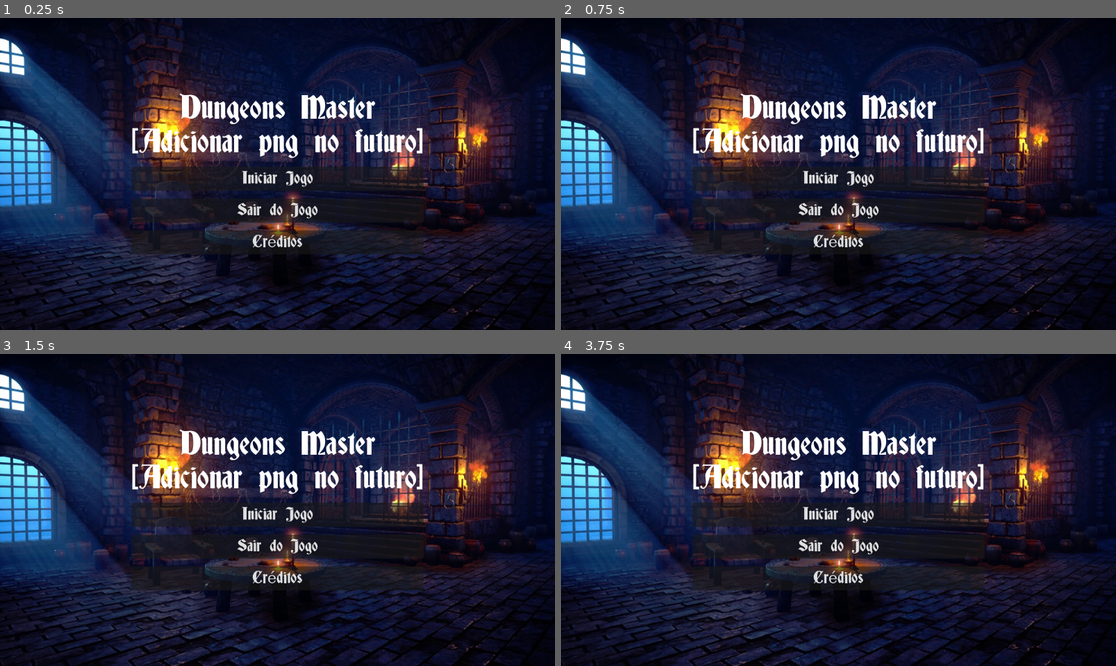
Above: before the commit, frames 1-4 (two rows, left to right).
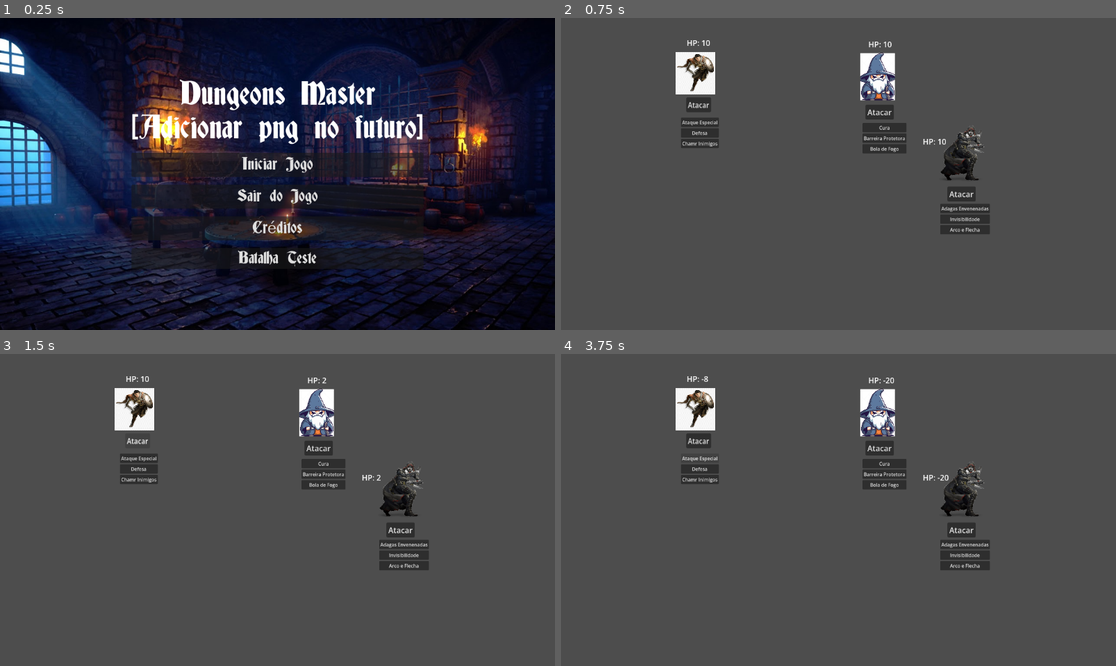
Above: after the commit, the same moments.

Repository: ygcs796/dungeon-master-ps-laje
Game: Godot game, scene res://interfaces/menu_principal.tscn
The game is run twice, just before and just after one commit, with the same random seed, the same clock (stepped at 60 frames per second) and the same inputs.
Inputs (mouse positions are in pixels of both pictures, inside the frame that each line leads up to):
- Up to frame 1 (0.25 s): no input
- Up to frame 2 (0.75 s): click (838, 258) at 0.5 s, where only the run after the commit has a clickable "Batalha Teste"
- Up to frame 3 (1.5 s): click (138, 441) at 1.25 s, where only the run after the commit has a clickable "Atacar"
- Up to frame 4 (3.75 s): click (877, 447) at 2 s, where only the run after the commit has a clickable "Atacar"; click (960, 528) at 2.75 s, where only the run after the commit has a clickable "Atacar"; click (699, 456) at 3.5 s, where only the run after the commit has a clickable "Ataque Especial"

The runs differ from the first frame. In frame 1, 10% of the frame differs, in the area x 23-77%, y 19-81%; in frame 2, 99%; in frame 3, 99%, in the area x 0-100%, y 0-100%; in frame 4, 99%.

Commit message:
feat: adicionei os ataques dos NPCs e criei testes de batalhas

Diff:
--- /dev/null
+++ b/battle_test.gd
@@ -0,0 +1,112 @@
+extends Node2D
+
+@export var ataque_grupo : bool
+
+# Called when the node enters the scene tree for the first time.
+func _ready() -> void:
+	$VidaGuerreiro.text = "HP: " + str($Warrior.vida)
+	$VidaMago.text = "HP: " + str($Mage.vida)
+	$VidaLadino.text = "HP: " + str($Rogue.vida)
+
+
+# Called every frame. 'delta' is the elapsed time since the previous frame.
+func _process(delta: float) -> void:
+	pass
+
+
+func _on_warrior_attack_pressed() -> void:
+	var dano = 0
+	dano = $Warrior.atacar()
+
+	$Mage.receber_dano(dano)
+	$VidaMago.text = "HP: " + str($Mage.vida)
+
+	$Rogue.receber_dano(dano)
+	$VidaLadino.text = "HP: " + str($Rogue.vida)
+
+
+func _on_mage_attack_pressed() -> void:
+	var dano = 0
+	dano = $Mage.atacar()
+	$Warrior.receber_dano(dano)
+	$VidaGuerreiro.text = "HP: " + str($Warrior.vida)
+
+func _on_rogue_attack_pressed() -> void:
+	var dano = 0
+	dano = $Rogue.atacar()
+	$Warrior.receber_dano(dano)
+	$VidaGuerreiro.text = "HP: " + str($Warrior.vida)
+
+func _on_ataque_especial_pressed() -> void:
+
+	if($Warrior.especial_ataque):
+		var dano = 0
+		dano = $Warrior.ataque_especial($Warrior.ESPECIAL_ATAQUE)
+		$Mage.receber_dano(dano)
+		$VidaMago.text = "HP: " + str($Mage.vida)
+
+		$Rogue.receber_dano(dano)
+		$VidaLadino.text = "HP: " + str($Rogue.vida)
+
+		$Warrior.especial_ataque -= 1
+
+func _on_defesa_pressed() -> void:
+
+	if($Warrior.especial_defesa):
+		$Warrior.ataque_especial($Warrior.ESPECIAL_DEFESA)
+
+		$Warrior.especial_defesa -= 1
+
+func _on_chamar_inimigos_pressed() -> void:
+
+	if($Warrior.especial_chamar_inimigos):
+		ataque_grupo = $Warrior.ataque_especial($Warrior.ESPECIAL_CHAMAR_INIMIGOS)
+		$Warrior.especial_chamar_inimigos -= 1
+
+
+func _on_cura_pressed() -> void:
+
+	if($Mage.especial_cura):
+		$Mage.ataque_especial($Mage.ESPECIAL_CURA)
+		$Mage.especial_cura -= 1
+		$VidaMago.text = "HP: " + str($Mage.vida)
+
+func _on_barreira_protetora_pressed() -> void:
+
+	if($Mage.especial_barreira_protetora):
+		$Mage.ataque_especial($Mage.ESPECIAL_BARREIRA_PROTETORA)
+		$Mage.especial_barreira_protetora -= 1
+
+func _on_bola_de_fogo_pressed() -> void:
+
+	if($Mage.especial_bola_de_fogo):
+		var dano = 0
+		dano = $Mage.ataque_especial($Mage.ESPECIAL_BOLA_DE_FOGO)
+		$Warrior.receber_dano(dano)
+		$VidaGuerreiro.text = "HP: " + str($Warrior.vida)
+		$Mage.especial_bola_de_fogo -= 1
+
+func _on_adagas_envenenadas_pressed() -> void:
+
+	if($Rogue.especial_adagas_envenenadas and $Rogue.adagas):
+		var perda_constituicao_oponente = $Rogue.ataque_especial($Rogue.ESPECIAL_ADAGAS_ENVENENADAS)
+		$Warrior.constituicao -= perda_constituicao_oponente
+		$ConstituicaoGuerreiro.text = "Constituição: " + str($Warrior.constituicao)
+		$Rogue.especial_adagas_envenenadas -= 1
+
+
+func _on_invisibilidade_pressed() -> void:
+
+	if($Rogue.especial_invisibilidade):
+		$Rogue.ataque_especial($Rogue.ESPECIAL_INVISIBILIDADE)
+		$Rogue.especial_invisibilidade -= 1
+
+
+func _on_arco_e_flecha_pressed() -> void:
+
+	if($Rogue.especial_arco_e_flecha and $Rogue.arco_e_flecha):
+		var dano = 0
+		dano = $Rogue.ataque_especial($Rogue.ESPECIAL_ARCO_E_FLECHA)
+		$Warrior.receber_dano(dano)
+		$VidaGuerreiro.text = "HP: " + str($Warrior.vida)
+		$Rogue.especial_arco_e_flecha -= 1
--- /dev/null
+++ b/battle_test.tscn
@@ -0,0 +1,168 @@
+[gd_scene format=3 uid="uid://dd5bqypum3dno"]
+
+[ext_resource type="Script" uid="uid://cug6xmoc2wujx" path="res://battle_test.gd" id="1_kt1od"]
+[ext_resource type="PackedScene" uid="uid://ba6bjjdvidxkm" path="res://entidades/classes/rogue/rogue.tscn" id="2_0q417"]
+[ext_resource type="PackedScene" uid="uid://82n3b2d5p5yj" path="res://entidades/classes/warrior/warrior.tscn" id="2_jhtm6"]
+[ext_resource type="PackedScene" uid="uid://dpp76jm5htwyn" path="res://entidades/classes/mage/mage.tscn" id="3_0q417"]
+
+[node name="BattleTest" type="Node2D" unique_id=978144693]
+script = ExtResource("1_kt1od")
+
+[node name="Rogue" parent="." unique_id=580321455 instance=ExtResource("2_0q417")]
+position = Vector2(833.00006, 281.00003)
+scale = Vector2(0.5102701, 0.42617473)
+especial_adagas_envenenadas = 2
+especial_invisibilidade = 2
+especial_arco_e_flecha = 2
+adagas = true
+arco_e_flecha = true
+usar_invisibilidade = false
+constituicao = 7
+vida = 10
+forca = 4
+destreza = 7
+magia = 3
+vivo = true
+
+[node name="Warrior" parent="." unique_id=1644064270 instance=ExtResource("2_jhtm6")]
+position = Vector2(279, 114.99999)
+scale = Vector2(0.21750532, 0.19100595)
+especial_defesa = 2
+especial_ataque = 2
+especial_chamar_inimigos = 2
+usar_escudo = false
+constituicao = 7
+vida = 10
+forca = 7
+destreza = 2
+magia = 1
+vivo = true
+
+[node name="Mage" parent="." unique_id=919070144 instance=ExtResource("3_0q417")]
+position = Vector2(657, 122)
+especial_cura = 2
+especial_barreira_protetora = 2
+especial_bola_de_fogo = 2
+usar_barreira = false
+constituicao = 5
+vida = 10
+forca = 3
+destreza = 4
+magia = 9
+vivo = true
+
+[node name="WarriorAttack" type="Button" parent="." unique_id=1899730180]
+offset_left = 260.0
+offset_top = 165.0
+offset_right = 268.0
+offset_bottom = 173.0
+scale = Vector2(0.8717883, 0.9880543)
+text = "Atacar"
+
+[node name="MageAttack" type="Button" parent="." unique_id=14583025]
+offset_left = 632.0
+offset_top = 180.0
+offset_right = 691.0
+offset_bottom = 211.0
+text = "Atacar"
+
+[node name="RogueAttack" type="Button" parent="." unique_id=300358417]
+offset_left = 802.0
+offset_top = 350.0
+offset_right = 861.0
+offset_bottom = 381.0
+text = "Atacar"
+
+[node name="VidaGuerreiro" type="Label" parent="." unique_id=245223119]
+offset_left = 261.0
+offset_top = 40.0
+offset_right = 301.0
+offset_bottom = 63.0
+
+[node name="ConstituicaoGuerreiro" type="Label" parent="." unique_id=1345954668]
+offset_left = 338.0
+offset_top = 122.0
+offset_right = 378.0
+offset_bottom = 145.0
+
+[node name="VidaMago" type="Label" parent="." unique_id=1262220744]
+offset_left = 638.0
+offset_top = 43.0
+offset_right = 678.0
+offset_bottom = 66.0
+
+[node name="VidaLadino" type="Label" parent="." unique_id=1112208164]
+offset_left = 751.0
+offset_top = 245.0
+offset_right = 791.0
+offset_bottom = 268.0
+
+[node name="Especiais" type="VBoxContainer" parent="." unique_id=1043726613]
+offset_left = 249.0
+offset_top = 206.99998
+offset_right = 379.0
+offset_bottom = 308.0
+scale = Vector2(0.6043422, 0.6269436)
+
+[node name="AtaqueEspecial" type="Button" parent="Especiais" unique_id=613213671]
+layout_mode = 2
+text = "Ataque Especial"
+
+[node name="Defesa" type="Button" parent="Especiais" unique_id=1807129449]
+layout_mode = 2
+text = "Defesa"
+
+[node name="ChamarInimigos" type="Button" parent="Especiais" unique_id=1833074337]
+layout_mode = 2
+text = "Chamr Inimigos"
+
+[node name="Especiais2" type="VBoxContainer" parent="." unique_id=449721851]
+offset_left = 626.0
+offset_top = 218.0
+offset_right = 756.0
+offset_bottom = 319.0
+scale = Vector2(0.6043422, 0.6269436)
+
+[node name="Cura" type="Button" parent="Especiais2" unique_id=113184066]
+layout_mode = 2
+text = "Cura"
+
+[node name="BarreiraProtetora" type="Button" parent="Especiais2" unique_id=1837359694]
+layout_mode = 2
+text = "Barreira Protetora"
+
+[node name="BolaDeFogo" type="Button" parent="Especiais2" unique_id=1117459794]
+layout_mode = 2
+text = "Bola de Fogo"
+
+[node name="Especiais3" type="VBoxContainer" parent="." unique_id=914423955]
+offset_left = 787.0
+offset_top = 385.99997
+offset_right = 938.0
+offset_bottom = 487.0
+scale = Vector2(0.6043422, 0.6269436)
+
+[node name="AdagasEnvenenadas" type="Button" parent="Especiais3" unique_id=654599405]
+layout_mode = 2
+text = "Adagas Envenenadas"
+
+[node name="Invisibilidade" type="Button" parent="Especiais3" unique_id=782111585]
+layout_mode = 2
+text = "Invisibilidade"
+
+[node name="ArcoEFlecha" type="Button" parent="Especiais3" unique_id=1609832124]
+layout_mode = 2
+text = "Arco e Flecha"
+
+[connection signal="pressed" from="WarriorAttack" to="." method="_on_warrior_attack_pressed"]
+[connection signal="pressed" from="MageAttack" to="." method="_on_mage_attack_pressed"]
+[connection signal="pressed" from="RogueAttack" to="." method="_on_rogue_attack_pressed"]
+[connection signal="pressed" from="Especiais/AtaqueEspecial" to="." method="_on_ataque_especial_pressed"]
+[connection signal="pressed" from="Especiais/Defesa" to="." method="_on_defesa_pressed"]
+[connection signal="pressed" from="Especiais/ChamarInimigos" to="." method="_on_chamar_inimigos_pressed"]
+[connection signal="pressed" from="Especiais2/Cura" to="." method="_on_cura_pressed"]
+[connection signal="pressed" from="Especiais2/BarreiraProtetora" to="." method="_on_barreira_protetora_pressed"]
+[connection signal="pressed" from="Especiais2/BolaDeFogo" to="." method="_on_bola_de_fogo_pressed"]
+[connection signal="pressed" from="Especiais3/AdagasEnvenenadas" to="." method="_on_adagas_envenenadas_pressed"]
+[connection signal="pressed" from="Especiais3/Invisibilidade" to="." method="_on_invisibilidade_pressed"]
+[connection signal="pressed" from="Especiais3/ArcoEFlecha" to="." method="_on_arco_e_flecha_pressed"]
--- a/entidades/classes/mage/mage.gd
+++ b/entidades/classes/mage/mage.gd
@@ -1,8 +1,13 @@
 extends NPC
 
-const ESPECIAL_DARDOS_MAGICOS = 1
-const ESPECIAL_ESCUDO_MAGICO = 2
+const ESPECIAL_CURA = 1
+const ESPECIAL_BARREIRA_PROTETORA = 2
 const ESPECIAL_BOLA_DE_FOGO = 3
+
+@export var especial_cura: int
+@export var especial_barreira_protetora: int
+@export var especial_bola_de_fogo: int
+@export var usar_barreira : bool
 
 # Called when the node enters the scene tree for the first time.
 func _ready() -> void:
@@ -13,21 +18,31 @@
 func _process(delta: float) -> void:
 	pass
 
+func receber_dano(quantidade: int):
+
+	if(not usar_barreira):
+		vida -= quantidade
+
+		if(vida <= 0):
+			morre()
+	else:
+		usar_barreira = false
+
 func atacar():
 
 	var quantidade_dano = 0
 	var rolagem_dados = randi_range(1, 6) # aqui pode ser um metodo criado da classe de dado
 	var bonificador = (forca * 0.1 + destreza * 0.2 + magia * 0.7)
 
-	quantidade_dano = rolagem_dados * bonificador
+	quantidade_dano = rolagem_dados + bonificador
 
 	return quantidade_dano
 
 func ataque_especial(escolha_ataque: int):
 
-	if(escolha_ataque == ESPECIAL_DARDOS_MAGICOS):
-		pass
-	elif(escolha_ataque == ESPECIAL_ESCUDO_MAGICO):
-		pass
+	if(escolha_ataque == ESPECIAL_CURA):
+		curar(10)
+	elif(escolha_ataque == ESPECIAL_BARREIRA_PROTETORA):
+		usar_barreira = true
 	elif(escolha_ataque == ESPECIAL_BOLA_DE_FOGO):
-		pass
+		return atacar()*2
--- a/entidades/classes/rogue/rogue.gd
+++ b/entidades/classes/rogue/rogue.gd
@@ -3,6 +3,13 @@
 const ESPECIAL_ADAGAS_ENVENENADAS = 1
 const ESPECIAL_INVISIBILIDADE = 2
 const ESPECIAL_ARCO_E_FLECHA = 3
+
+@export var especial_adagas_envenenadas : int
+@export var especial_invisibilidade : int
+@export var especial_arco_e_flecha : int
+@export var adagas : bool
+@export var arco_e_flecha : bool
+@export var usar_invisibilidade : bool
 
 # Called when the node enters the scene tree for the first time.
 func _ready() -> void:
@@ -14,21 +21,33 @@
 	pass
 
 
+func receber_dano(quantidade: int):
+
+	if(not usar_invisibilidade):
+		vida -= quantidade
+
+		if(vida <= 0):
+			morre()
+	else:
+		usar_invisibilidade = false
+
 func atacar():
 
 	var quantidade_dano = 0
 	var rolagem_dados = randi_range(1, 6) # aqui pode ser um metodo criado da classe de dado
 	var bonificador = (forca * 0.3 + destreza * 0.6 + magia * 0.2)
 
-	quantidade_dano = rolagem_dados * bonificador
+	quantidade_dano = rolagem_dados + bonificador
 
 	return quantidade_dano
 
 func ataque_especial(escolha_ataque: int):
 
 	if(escolha_ataque == ESPECIAL_ADAGAS_ENVENENADAS):
-		pass
+		var rolagem_de_dados = randi_range(1, 6)
+		var perda_constituicao_oponente = round(rolagem_de_dados/2)
+		return perda_constituicao_oponente
 	elif(escolha_ataque == ESPECIAL_INVISIBILIDADE):
-		pass
+		usar_invisibilidade = true
 	elif(escolha_ataque == ESPECIAL_ARCO_E_FLECHA):
-		pass
+		return atacar()*2
--- a/entidades/classes/warrior/warrior.gd
+++ b/entidades/classes/warrior/warrior.gd
@@ -3,6 +3,11 @@
 const ESPECIAL_DEFESA = 1
 const ESPECIAL_ATAQUE = 2
 const ESPECIAL_CHAMAR_INIMIGOS = 3
+
+@export var especial_defesa: int
+@export var especial_ataque: int
+@export var especial_chamar_inimigos: int
+@export var usar_escudo: bool
 
 # Called when the node enters the scene tree for the first time.
 func _ready() -> void:
@@ -13,21 +18,31 @@
 func _process(delta: float) -> void:
 	pass
 
+func receber_dano(quantidade: int):
+
+	if(not usar_escudo):
+		vida -= quantidade
+
+		if(vida <= 0):
+			morre()
+	else:
+		usar_escudo = false
+
 func atacar():
 
 	var quantidade_dano = 0
 	var rolagem_dados = randi_range(1, 6) # aqui pode ser um metodo criado da classe de dado
 	var bonificador = (forca * 0.7 + destreza * 0.2 + magia * 0.1)
 
-	quantidade_dano = rolagem_dados * bonificador
+	quantidade_dano = rolagem_dados + bonificador
 
 	return quantidade_dano
 
 func ataque_especial(escolha_ataque: int):
 
 	if(escolha_ataque == ESPECIAL_DEFESA):
-		pass
+		usar_escudo = true
 	elif(escolha_ataque == ESPECIAL_ATAQUE):
-		pass
+		return atacar()*2
 	elif(escolha_ataque == ESPECIAL_CHAMAR_INIMIGOS):
-		pass
+		return true
--- a/entidades/npc_base/NPC.tscn
+++ b/entidades/npc_base/NPC.tscn
@@ -1,6 +1,6 @@
 [gd_scene format=3 uid="uid://bqlx3tajdh077"]
 
-[ext_resource type="Script" uid="uid://d2jpsraoleyml" path="res://entities/npc_base/npc.gd" id="1_twre2"]
+[ext_resource type="Script" uid="uid://d2jpsraoleyml" path="res://entidades/npc_base/npc.gd" id="1_twre2"]
 
 [sub_resource type="RectangleShape2D" id="RectangleShape2D_twre2"]
 size = Vector2(73, 99)
--- a/entidades/npc_base/npc.gd
+++ b/entidades/npc_base/npc.gd
@@ -25,6 +25,7 @@
 
 func morre():
 	vivo = false
+	print("morreu")
 
 # Called when the node enters the scene tree for the first time.
 func _ready() -> void:
--- a/interfaces/menu_principal.gd
+++ b/interfaces/menu_principal.gd
@@ -24,3 +24,7 @@
 
 func _on_creditos_button_pressed() -> void:
 	get_tree().change_scene_to_file("res://interfaces/creditos.tscn")
+
+
+func _on_teste_batalha_pressed() -> void:
+	get_tree().change_scene_to_file("res://battle_test.tscn")
--- a/interfaces/menu_principal.tscn
+++ b/interfaces/menu_principal.tscn
@@ -65,6 +65,13 @@
 theme_override_font_sizes/font_size = 32
 text = "Créditos"
 
+[node name="TesteBatalha" type="Button" parent="CenterContainer/VBoxContainer" unique_id=2043774144]
+layout_mode = 2
+theme_override_fonts/font = ExtResource("3_8ln24")
+theme_override_font_sizes/font_size = 32
+text = "Batalha Teste"
+
 [connection signal="pressed" from="CenterContainer/VBoxContainer/PlayButton" to="." method="_on_play_button_pressed"]
 [connection signal="pressed" from="CenterContainer/VBoxContainer/ExitButton" to="." method="_on_exit_button_pressed"]
 [connection signal="pressed" from="CenterContainer/VBoxContainer/CreditosButton" to="." method="_on_creditos_button_pressed"]
+[connection signal="pressed" from="CenterContainer/VBoxContainer/TesteBatalha" to="." method="_on_teste_batalha_pressed"]
Not shown, added: battle_test.gd.uid
